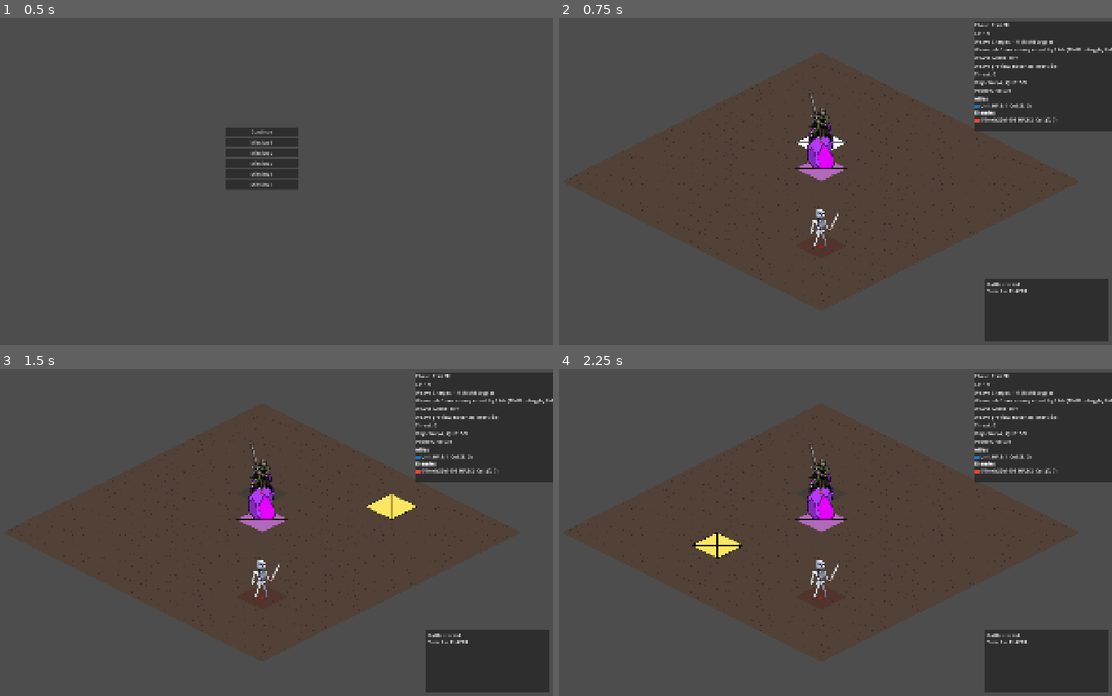
Above: before the commit, frames 1-4 (two rows, left to right).
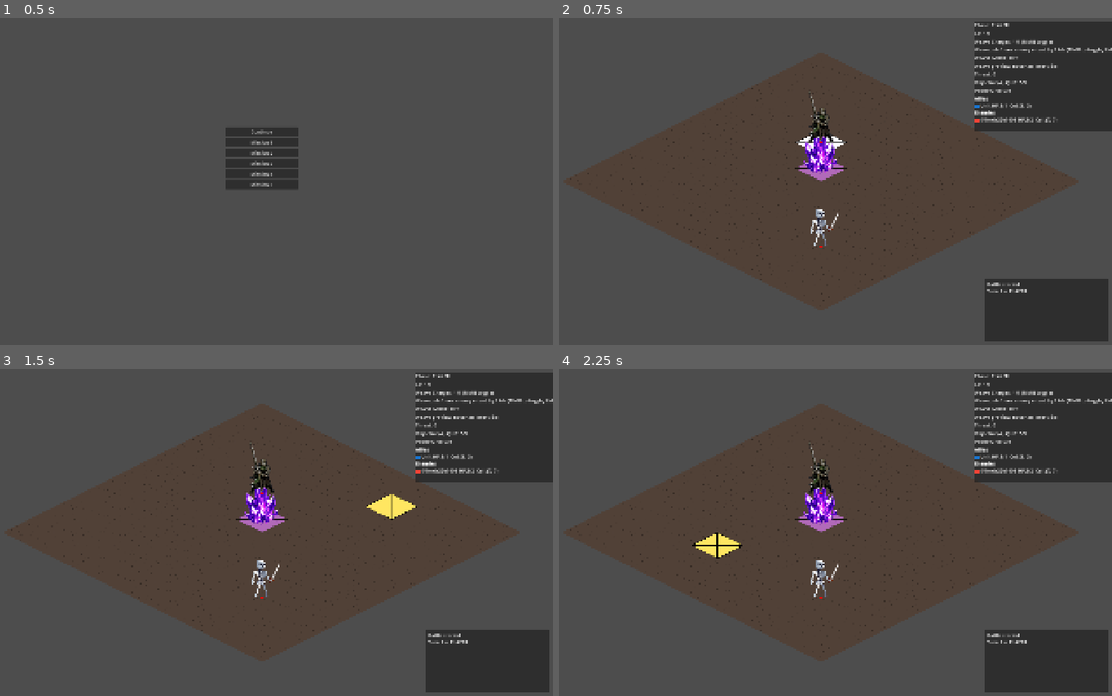
Above: after the commit, the same moments.

Repository: Nick-labs/TGS
Game: Godot game, scene res://scenes/ui/MainMenu.tscn
Same seed, same stepped clock (60 frames per second), same inputs: the game is played once before the commit and once after it.
Inputs (mouse positions are in pixels of both pictures, inside the frame that each line leads up to):
- Up to frame 1 (0.5 s): no input
- Up to frame 2 (0.75 s): click "Continue" at 0.5 s
- Up to frame 3 (1.5 s): tap Enter at 1.25 s; move the mouse to (392, 516) at 1.27 s; click (392, 516) at 1.42 s
- Up to frame 4 (2.25 s): tap Space at 2 s; move the mouse to (702, 548) at 2.02 s; click (702, 548) at 2.17 s

Frame 1 is identical in both runs. In frame 2, 0.5% of the frame differs, in the area x 44-51%, y 32-48%; in frame 3, 0.5%; in frame 4, 0.5%.

Commit message:
refactor grid and grid root

Diff:
--- a/scenes/map/Battle.tscn
+++ b/scenes/map/Battle.tscn
@@ -6,7 +6,7 @@
 [ext_resource type="PackedScene" uid="uid://fjfypem676ux" path="res://scenes/map/HoverHighlight.tscn" id="3_evht8"]
 [ext_resource type="PackedScene" uid="uid://ugx057ox1nbc" path="res://scenes/map/SelectedHighlight.tscn" id="4_42qa6"]
 [ext_resource type="PackedScene" uid="uid://dllgqhansefun" path="res://scenes/systems/UnitManager.tscn" id="5_37gw2"]
-[ext_resource type="Texture2D" uid="uid://1l33ry3hk7ln" path="res://assets/sprites/objects/crystall.png" id="6_1mbps"]
+[ext_resource type="Texture2D" uid="uid://bcpxr1if3t58h" path="res://assets/sprites/objects/crystall2.png" id="6_1mbps"]
 [ext_resource type="PackedScene" uid="uid://doq3grqn21nm" path="res://scenes/systems/MovementSystem.tscn" id="7_nkest"]
 [ext_resource type="PackedScene" uid="uid://drefvpa3kq01x" path="res://scenes/systems/BattleManager.tscn" id="7_yyk6v"]
 [ext_resource type="Script" uid="uid://cqpqrnkb8cesx" path="res://scripts/systems/TurnManager.gd" id="9_turn"]
@@ -47,21 +47,21 @@
 modulate = Color(0.9, 0.5, 1, 0.65)
 texture = ExtResource("15_objtex")
 
-[node name="Crystall" type="Sprite2D" parent="GridRoot/Grid/ObjectiveMarker" unique_id=490429754]
-texture_filter = 1
-position = Vector2(0, -59)
-scale = Vector2(2, 2)
+[node name="Crystall2" type="Sprite2D" parent="GridRoot/Grid/ObjectiveMarker" unique_id=1272201249]
+position = Vector2(-2, -41)
+scale = Vector2(0.19873045, 0.19873045)
 texture = ExtResource("6_1mbps")
 
 [node name="UnitManager" parent="GridRoot" unique_id=188568835 node_paths=PackedStringArray("grid", "units_parent") instance=ExtResource("5_37gw2")]
 grid = NodePath("../Grid")
 units_parent = NodePath("../Units")
 
-[node name="BattleManager" parent="GridRoot" unique_id=1336899352 node_paths=PackedStringArray("unit_manager", "movement_system", "grid", "turn_manager", "effect_resolver") instance=ExtResource("7_yyk6v")]
-unit_manager = NodePath("../UnitManager")
+[node name="BattleManager" parent="GridRoot" unique_id=1336899352 node_paths=PackedStringArray("unit_manager", "turn_manager", "environment_manager", "movement_system", "grid", "effect_resolver") instance=ExtResource("7_yyk6v")]
+unit_manager = NodePath("../UnitManager")
+turn_manager = NodePath("../TurnManager")
+environment_manager = NodePath("../EnvironmentManager")
 movement_system = NodePath("../MovementSystem")
 grid = NodePath("../Grid")
-turn_manager = NodePath("../TurnManager")
 effect_resolver = NodePath("../EffectResolver")
 
 [node name="MovementSystem" parent="GridRoot" unique_id=1022618536 node_paths=PackedStringArray("grid", "unit_manager", "battle_manager") instance=ExtResource("7_nkest")]
@@ -242,8 +242,8 @@
 grow_vertical = 2
 color = Color(0, 0, 0, 1)
 
-[node name="BattleFlow" type="Node" parent="." unique_id=1500000002 node_paths=PackedStringArray("turn_manager", "grid_root", "transition_layer")]
+[node name="BattleFlow" type="Node" parent="." unique_id=1500000002 node_paths=PackedStringArray("turn_manager", "battle_manager", "transition_layer")]
 script = ExtResource("16_flow")
 turn_manager = NodePath("../GridRoot/TurnManager")
-grid_root = NodePath("../GridRoot")
+battle_manager = NodePath("../GridRoot/BattleManager")
 transition_layer = NodePath("../Transition")
--- a/scripts/map/Grid.gd
+++ b/scripts/map/Grid.gd
@@ -28,7 +28,7 @@
 	add_child(tile)
 
 func get_tile(coord: Vector2i) -> Tile:
-	return tiles.get(coord, null)
+	return tiles.get(coord)
 
 func is_in_bounds(coord: Vector2i) -> bool:
 	return coord.x >= 0 and coord.x < width and coord.y >= 0 and coord.y < height
@@ -36,29 +36,36 @@
 func get_neighbor_coords(coord: Vector2i) -> Array[Vector2i]:
 	var dirs = [Vector2i(1,0), Vector2i(-1,0), Vector2i(0,1), Vector2i(0,-1)]
 	var result: Array[Vector2i] = []
-	for d in dirs:
-		var n = coord + d
+
+	for dir in dirs:
+		var n = coord + dir
 		if is_in_bounds(n):
 			result.append(n)
+
 	return result
 
 func get_bounds() -> Rect2:
 	if tiles.is_empty():
 		return Rect2()
+
 	var min_pos: Vector2 = Vector2(INF, INF)
 	var max_pos: Vector2 = Vector2(-INF, -INF)
+
 	for tile in tiles.values():
 		var pos: Vector2 = tile.position
 		min_pos.x = min(min_pos.x, pos.x)
 		min_pos.y = min(min_pos.y, pos.y)
 		max_pos.x = max(max_pos.x, pos.x)
 		max_pos.y = max(max_pos.y, pos.y)
+
 	return Rect2(min_pos, max_pos - min_pos)
 
 func show_hover(cell: Vector2i):
 	var tile := get_tile(cell)
+
 	if tile == null:
 		return
+
 	$HoverHighlight.visible = true
 	$HoverHighlight.position = tile.position
 	$HoverHighlight.z_index = tile.coord.x + tile.coord.y + 1
@@ -68,8 +75,10 @@
 
 func show_selected(cell: Vector2i):
 	var tile := get_tile(cell)
+
 	if tile == null:
 		return
+
 	$SelectedHighlight.visible = true
 	$SelectedHighlight.position = tile.position
 	$SelectedHighlight.z_index = tile.coord.x + tile.coord.y + 2
@@ -77,64 +86,34 @@
 func hide_selected():
 	$SelectedHighlight.visible = false
 
-func show_reachable(cells: Array[Vector2i]):
+func set_visual_flag_to_cells(cells: Array[Vector2i], visual_flag: Tile.Visual):
 	for cell in cells:
 		var tile := get_tile(cell)
+
 		if tile == null:
 			continue
-		if tile.state == Tile.State.NORMAL:
-			tile.set_state(Tile.State.REACHABLE)
 
-func show_action_targets(cells: Array[Vector2i]):
-	for cell in cells:
-		var tile := get_tile(cell)
-		if tile == null:
-			continue
-		tile.set_state(Tile.State.ACTION_TARGET)
+		tile.add_visual_flag(visual_flag)
 
-func show_intents(cells: Array[Vector2i]):
-	pass # turned off
+#func show_action_targets(cells: Array[Vector2i]):
 	#for cell in cells:
 		#var tile := get_tile(cell)
 		#if tile == null:
 			#continue
-		#if tile.state == Tile.State.NORMAL:
-			#tile.set_state(Tile.State.INTENT)
+		#tile.set_state(Tile.State.ACTION_TARGET)
 
-func clear_reachable():
-	for tile in tiles.values():
-		if tile.state == Tile.State.REACHABLE:
-			tile.set_state(Tile.State.NORMAL)
+func remove_visual_flag_from_cells(cells: Array[Vector2i], visual_flag: Tile.Visual):
+	for cell in cells:
+		var tile := get_tile(cell)
 
-func clear_action_targets():
-	for tile in tiles.values():
-		if tile.state == Tile.State.ACTION_TARGET:
-			tile.set_state(Tile.State.NORMAL)
-
-func clear_intents():
-	for tile in tiles.values():
-		if tile.state == Tile.State.INTENT:
-			tile.set_state(Tile.State.NORMAL)
-
-func clear_all_highlights():
-	for tile in tiles.values():
-		tile.set_state(Tile.State.NORMAL)
-	refresh_ownership_visuals()
-
-func refresh_ownership_visuals():
-	for tile in tiles.values():
-		tile.clear_owner_team()
-
-	if unit_manager == null:
-		return
-
-	for unit in unit_manager.units:
-		if unit == null or unit.is_dead():
-			continue
-		var tile := get_tile(unit.cell)
 		if tile == null:
 			continue
-		tile.set_owner_team(unit.team)
+
+		tile.remove_visual_flag(visual_flag)
+
+func remove_all_visual_flag_from_tiles():
+	for tile in tiles.values():
+		tile.clear_visual_flags()
 
 func setup_astar():
 	astar.region = Rect2i(Vector2i(0, 0), Vector2i(width, height))
@@ -145,12 +124,16 @@
 func find_path(from: Vector2i, to: Vector2i) -> Array[Vector2i]:
 	if not is_in_bounds(from) or not is_in_bounds(to):
 		return []
+
 	_clear_astar_solids()
 	_apply_occupied_to_astar(from, to)
+
 	var path := astar.get_id_path(from, to)
 	var result: Array[Vector2i] = []
+
 	for p in path:
 		result.append(Vector2i(p))
+
 	return result
 
 func _clear_astar_solids():
@@ -163,3 +146,8 @@
 		if cell == from or cell == to:
 			continue
 		astar.set_point_solid(cell, true)
+
+	# TODO: add solid objects
+	#for object in environment_manager.objects:
+		#if object.is_solid:
+			#astar.set_point_solid(object.cell, true)
--- a/scripts/map/GridRoot.gd
+++ b/scripts/map/GridRoot.gd
@@ -17,10 +17,13 @@
 	var available_size: Vector2 = viewport_size * (1.0 - padding_percent * 2.0)
 	var bounds: Rect2 = grid.get_bounds()
 	var grid_size: Vector2 = bounds.size
+
 	var scale_x: float = available_size.x / grid_size.x
 	var scale_y: float = available_size.y / grid_size.y
 	var scale: float = min(scale_x, scale_y)
+
 	camera.zoom = Vector2(scale, scale)
+
 	center_on_bounds(bounds)
 
 func center_on_bounds(bounds: Rect2) -> void:
@@ -31,47 +34,3 @@
 	var center := Vector2((grid.width - 1) / 2.0, (grid.height - 1) / 2.0)
 	var center_screen := IsoHelper.grid_to_screen(Vector2i(center), grid.iso_config)
 	camera.global_position = grid.to_global(center_screen)
-
-func apply_mission_preset(mission_id: int):
-	mission_id = SaveManager.normalize_mission_id(mission_id)
-
-	var path := "res://data/missions/mission_%d/mission.tres" % mission_id
-
-	if not ResourceLoader.exists(path):
-		push_error("Mission not found: " + path)
-		return
-
-	var mission: MissionData = load(path)
-
-	apply_mission(mission)
-
-func apply_mission(mission: MissionData):
-	var unit_manager: UnitManager = get_node("UnitManager")
-	var turn_manager: TurnManager = get_node("TurnManager")
-	var environment_manager: EnvironmentManager = get_node("EnvironmentManager")
-
-	unit_manager.clear_all_units()
-
-	if mission == null:
-		push_error("No mission data")
-
-	environment_manager.objective_cell = mission.objective_cell
-	environment_manager.objective_max_hp = mission.objective_max_hp
-
-	turn_manager.cp_max = mission.cp_max
-	turn_manager.threat_growth_per_turn = mission.threat_growth_per_turn
-
-	for spawn in mission.unit_spawns:
-		print(spawn.unit_data.name)
-		unit_manager.spawn_unit(
-			spawn.unit_data,
-			spawn.team,
-			spawn.cell
-		)
-
-	environment_manager.reset_state()
-
-	turn_manager.turn_index = 1
-	turn_manager.start_battle()
-
-	grid.refresh_ownership_visuals()
--- a/scripts/map/Tile.gd
+++ b/scripts/map/Tile.gd
@@ -1,57 +1,34 @@
 extends Node2D
 class_name Tile
 
-enum State {
-	NORMAL,
+enum Visual {
+	REACHABLE,
+	ACTION_TARGET,
 	HOVER,
-	SELECTED,
-	REACHABLE,
-	INTENT,
-	ACTION_TARGET
+	SELECTED
 }
 
-const TEAM_NONE := -1
-const TEAM_PLAYER := 0
-const TEAM_ENEMY := 1
+var visual_flags: Dictionary = {}
 
 var coord: Vector2i
-var state: State = State.NORMAL
-var owner_team: int = TEAM_NONE
 
-func set_state(new_state: State):
-	state = new_state
+func add_visual_flag(flag: Visual) -> void:
+	visual_flags[flag] = true
 	_update_visual()
 
-func set_owner_team(new_owner_team: int):
-	owner_team = new_owner_team
-	if state == State.NORMAL:
-		_update_visual()
+func remove_visual_flag(flag: Visual) -> void:
+	visual_flags.erase(flag)
+	_update_visual()
 
-func clear_owner_team():
-	owner_team = TEAM_NONE
-	if state == State.NORMAL:
-		_update_visual()
+func clear_visual_flags() -> void:
+	visual_flags = Dictionary()
+	_update_visual()
 
-func _update_visual():
-	match state:
-		State.NORMAL:
-			modulate = _get_base_color()
-		State.HOVER:
-			modulate = Color.YELLOW
-		State.SELECTED:
-			modulate = Color.GREEN
-		State.REACHABLE:
-			modulate = Color(0.3, 0.8, 1.0)
-		State.INTENT:
-			modulate = Color(1.0, 0.4, 0.4)
-		State.ACTION_TARGET:
-			modulate = Color(1.0, 0.75, 0.2)
+func has_visual_flag(flag: Visual) -> bool:
+	return visual_flags.has(flag)
 
-func _get_base_color() -> Color:
-	match owner_team:
-		TEAM_PLAYER:
-			return Color(0.80, 0.95, 1.0)
-		TEAM_ENEMY:
-			return Color(1.0, 0.82, 0.82)
-		_:
-			return Color.WHITE
+func _update_visual() -> void:
+	modulate = Color.WHITE
+
+	if has_visual_flag(Visual.REACHABLE):
+		modulate = Color(0.4, 1.0, 0.4)
--- a/scripts/systems/BattleManager.gd
+++ b/scripts/systems/BattleManager.gd
@@ -6,9 +6,10 @@
 signal player_unit_selected(unit: Unit)
 
 @export var unit_manager: UnitManager
+@export var turn_manager: TurnManager
+@export var environment_manager: EnvironmentManager
 @export var movement_system: MovementSystem
 @export var grid: Grid
-@export var turn_manager: TurnManager
 @export var effect_resolver: EffectResolver
 
 enum BattleState {
@@ -58,30 +59,30 @@
 	refresh_selection()
 
 func refresh_selection():
-	grid.clear_all_highlights()
-	if turn_manager != null:
-		turn_manager.refresh_enemy_intents_visuals()
+	grid.remove_all_visual_flag_from_tiles()
+	#if turn_manager != null:
+		#turn_manager.refresh_enemy_intents_visuals()
 
 	if selected_unit == null:
 		return
 
 	if selected_unit.can_move_this_turn():
 		reachable_cells = movement_system.get_reachable_cells(selected_unit)
-		grid.show_reachable(reachable_cells)
+		grid.set_visual_flag_to_cells(reachable_cells, Tile.Visual.REACHABLE)
 	else:
 		reachable_cells.clear()
 
 	action_cells = get_action_cells(selected_unit)
-	grid.show_action_targets(action_cells)
+	grid.set_visual_flag_to_cells(action_cells, Tile.Visual.ACTION_TARGET)
 
 func unselect():
 	selected_unit = null
 	reachable_cells.clear()
 	action_cells.clear()
 	state = BattleState.IDLE
-	grid.clear_all_highlights()
-	if turn_manager != null:
-		turn_manager.refresh_enemy_intents_visuals()
+	grid.remove_all_visual_flag_from_tiles()
+	#if turn_manager != null:
+		#turn_manager.refresh_enemy_intents_visuals()
 
 func try_move_command(cell: Vector2i) -> bool:
 	if selected_unit == null:
@@ -136,3 +137,45 @@
 	if unit.default_action == null:
 		return []
 	return unit.default_action.get_target_cells(unit, grid, unit_manager)
+
+func apply_mission_preset(mission_id: int):
+	mission_id = SaveManager.normalize_mission_id(mission_id)
+
+	var path := "res://data/missions/mission_%d/mission.tres" % mission_id
+
+	if not ResourceLoader.exists(path):
+		push_error("Mission not found: " + path)
+		return
+
+	var mission: MissionData = load(path)
+
+	apply_mission(mission)
+
+func apply_mission(mission: MissionData):
+	#var unit_manager: UnitManager = get_node("UnitManager")
+	#var turn_manager: TurnManager = get_node("TurnManager")
+	#var environment_manager: EnvironmentManager = get_node("EnvironmentManager")
+
+	unit_manager.clear_all_units()
+
+	if mission == null:
+		push_error("No mission data")
+
+	environment_manager.objective_cell = mission.objective_cell
+	environment_manager.objective_max_hp = mission.objective_max_hp
+
+	turn_manager.cp_max = mission.cp_max
+	turn_manager.threat_growth_per_turn = mission.threat_growth_per_turn
+
+	for spawn in mission.unit_spawns:
+		print(spawn.unit_data.name)
+		unit_manager.spawn_unit(
+			spawn.unit_data,
+			spawn.team,
+			spawn.cell
+		)
+
+	environment_manager.reset_state()
+
+	turn_manager.turn_index = 1
+	turn_manager.start_battle()
--- a/scripts/systems/IntentVisualizer.gd
+++ b/scripts/systems/IntentVisualizer.gd
@@ -3,14 +3,14 @@
 
 @export var grid: Grid
 
-func show_enemy_intents(plans: Array[Dictionary]):
-	var cells: Array[Vector2i] = []
-	for plan in plans:
-		for c in plan.get("preview_cells", []):
-			if c not in cells:
-				cells.append(c)
-	grid.clear_intents()
-	grid.show_intents(cells)
+#func show_enemy_intents(plans: Array[Dictionary]): # неактуально
+	#var cells: Array[Vector2i] = []
+	#for plan in plans:
+		#for c in plan.get("preview_cells", []):
+			#if c not in cells:
+				#cells.append(c)
+	#grid.clear_intents()
+	#grid.show_intents(cells)
 
 func clear():
 	grid.clear_intents()
--- a/scripts/systems/TurnManager.gd
+++ b/scripts/systems/TurnManager.gd
@@ -138,11 +138,11 @@
 		plan["target_cell"] = to_cell
 		plan["preview_cells"] = [to_cell]
 		enemy_plans[i] = plan
-		weave_uses_left -= 1
-		weave_changed.emit(weave_uses_left, weave_uses_per_turn)
-		intent_weaved.emit(cell, to_cell)
-		refresh_enemy_intents_visuals()
-		enemy_intents_updated.emit(enemy_plans)
+		#weave_uses_left -= 1
+		#weave_changed.emit(weave_uses_left, weave_uses_per_turn)
+		#intent_weaved.emit(cell, to_cell)
+		#refresh_enemy_intents_visuals()
+		#enemy_intents_updated.emit(enemy_plans)
 		return true
 
 	return false
@@ -253,10 +253,10 @@
 	threat_level += max(0, threat_growth_per_turn)
 	threat_changed.emit(threat_level)
 
-func refresh_enemy_intents_visuals():
-	_sanitize_enemy_plans()
-	if intent_visualizer != null:
-		intent_visualizer.show_enemy_intents(enemy_plans)
+#func refresh_enemy_intents_visuals():
+	#_sanitize_enemy_plans()
+	#if intent_visualizer != null:
+		#intent_visualizer.show_enemy_intents(enemy_plans)
 
 func _plan_enemy_intents():
 	var objective_state := {
@@ -276,9 +276,9 @@
 		threat_objective_focus_start
 	)
 	_sanitize_enemy_plans()
-	if intent_visualizer != null:
-		intent_visualizer.show_enemy_intents(enemy_plans)
-	enemy_intents_updated.emit(enemy_plans)
+	#if intent_visualizer != null:
+		#intent_visualizer.show_enemy_intents(enemy_plans)
+	#enemy_intents_updated.emit(enemy_plans)
 
 func _sanitize_enemy_plans():
 	var filtered: Array[Dictionary] = []
--- a/scripts/systems/UnitManager.gd
+++ b/scripts/systems/UnitManager.gd
@@ -16,7 +16,6 @@
 
 func setup_default_battlefield():
 	clear_all_units()
-	grid.refresh_ownership_visuals()
 
 func clear_all_units():
 	for unit in units.duplicate():
@@ -25,8 +24,6 @@
 	units.clear()
 	occupied.clear()
 	units_changed.emit()
-	if grid != null:
-		grid.refresh_ownership_visuals()
 
 func is_occupied(cell: Vector2i) -> bool:
 	return occupied.has(cell)
@@ -69,7 +66,6 @@
 	occupied.erase(old_cell)
 	occupied[new_cell] = unit
 	unit_moved.emit(unit, old_cell, new_cell)
-	grid.refresh_ownership_visuals()
 
 func remove_unit(unit: Unit):
 	if unit == null:
@@ -77,7 +73,6 @@
 	occupied.erase(unit.cell)
 	units.erase(unit)
 	units_changed.emit()
-	grid.refresh_ownership_visuals()
 	_play_unit_death_and_free(unit)
 
 func cleanup_dead_units():
--- a/scripts/ui/BattleFlow.gd
+++ b/scripts/ui/BattleFlow.gd
@@ -1,13 +1,13 @@
 extends Node
 
 @export var turn_manager: TurnManager
-@export var grid_root: GridRoot
+@export var battle_manager: BattleManager
 @export var transition_layer: CanvasItem
 
 func _ready():
 	var save_data := SaveManager.load_savegame()
 	var mission_id := SaveManager.normalize_mission_id(save_data.get("mission_id", 1))
-	grid_root.apply_mission_preset(mission_id)
+	battle_manager.apply_mission_preset(mission_id)
 	turn_manager.battle_won.connect(func(reason): _finish(true, reason, mission_id))
 	turn_manager.battle_failed.connect(func(reason): _finish(false, reason, mission_id))
 
Binary file removed: assets/sprites/objects/crystall.png
Binary file added: assets/sprites/objects/crystall2.png
Binary file added: assets/sprites/tiles/grass_tile.png
Binary file added: assets/sprites/tiles/grass_tile_bordered.png
Binary file added: assets/sprites/tiles/template_tile_128x64.png
Binary file added: assets/sprites/tiles/tilegpt.png
Binary file added: assets/sprites/tiles/tilegpt128x64.png
Not shown: 1 places in scenes/map/Tile.tscn that only renumber resources
